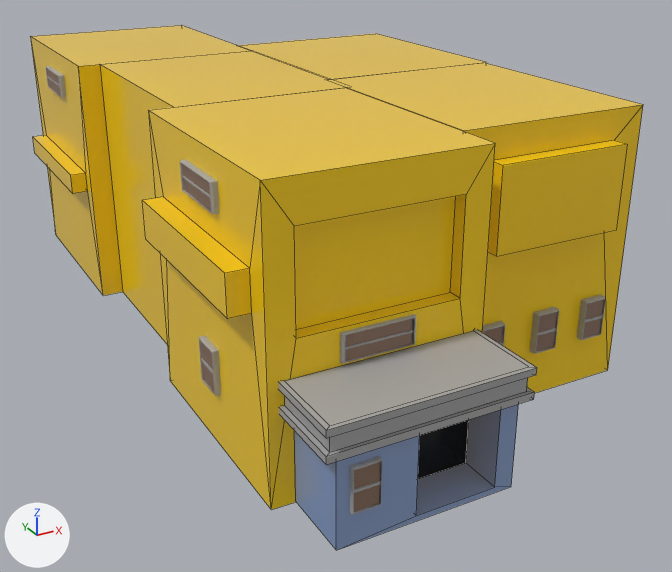
The FBX model SeniorProject2025/Assets/BetaBuildings/Store.fbx: old version first, new version second.
One viewpoint serves both versions: a camera (50 mm lens) standing at (-0.63, -0.936, 0.777) and looking at (0.137, 0.459, 0.079). Lighting does not change. The marker at lower left points along +X, +Y and +Z. Mesh edges are drawn as thin lines on the coarser meshes. Where no turn or scale is listed for an object, it has been applied to the vertices.
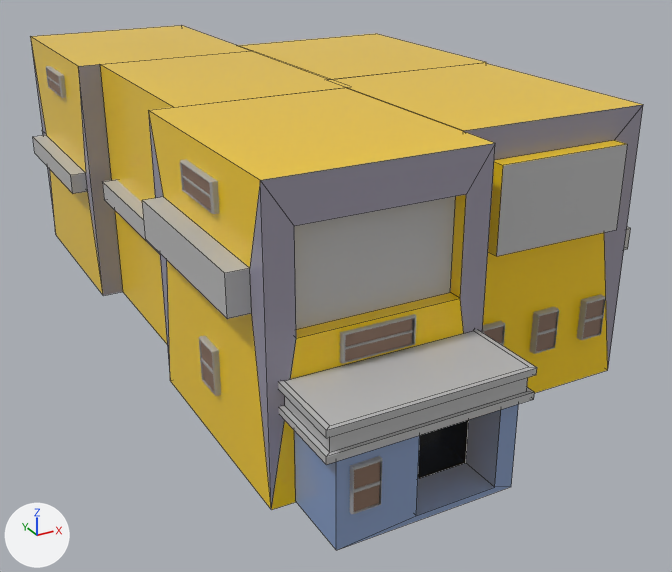
Edits to the bpy script that builds the scene:
```text
Add mat_lambert1:
    mat_lambert1 = principled_material('lambert1')
    mat_lambert1.base_color = (0.5, 0.5, 0.5)  # grey #bcbcbc
Add mat_standardsurface17:
    mat_standardsurface17 = principled_material('standardSurface17')
    mat_standardsurface17.base_color = (0.227, 0.241, 0.384)  # blue #8387a7
    mat_standardsurface17.roughness = 0.2
    mat_standardsurface17.emission_color = (0.312, 0.213, 0.0306)  # yellow #987f31
    mat_standardsurface17.emission_strength = 0.14
Change me_mesh_002:
    where me_mesh_002.from_pydata(...)  # 16 vertices, 14 faces; spans x -0.167..0.167, y -0.227..0.2, z -0.003..0.456
    used by ob_pcube277; location = (0.29, 0.273, 0.005)
    me_mesh_002 part 3: the 1 face centred in x 0.0, y -0.227, z 0.34 switches from mat_standardsurface11 (yellow #f0c600) to mat_lambert1 (grey #bcbcbc)
    me_mesh_002 part 4: all 3 faces centred in x -0.142..0.142, y -0.2, z 0.283..0.432 switch from mat_standardsurface11 (yellow #f0c600) to mat_standardsurface17 (blue #8387a7)
    add me_mesh_002.materials.append(mat_lambert1)  # grey #bcbcbc
Change me_mesh_011:
    where me_mesh_011.from_pydata(...)  # 16 vertices, 14 faces; spans x -0.197..0.178, y -0.2..0.2, z -0.003..0.456
    used by ob_pcube281; location = (-0.046, 0.997, 0.005)
    me_mesh_011 part 1: all 3 faces centred in x -0.167..0.005, y -0.2..0.183, z 0.227 switch from mat_standardsurface11 (yellow #f0c600) to mat_standardsurface17 (blue #8387a7)
    me_mesh_011 part 2: all 5 faces centred in x -0.197..-0.182, y -0.166..0.166, z 0.208..0.245 switch from mat_standardsurface11 (yellow #f0c600) to mat_lambert1 (grey #bcbcbc)
Change me_mesh_003:
    where me_mesh_003.from_pydata(...)  # 24 vertices, 22 faces; spans x -0.2..0.167, y -0.2..0.2, z -0.003..0.456
    used by ob_pcube276; location = (-0.046, 0.2, 0.005)
    me_mesh_003 part 5: all 6 faces centred in x -0.2..0.0, y -0.176..0.159, z 0.271..0.333 switch from mat_standardsurface11 (yellow #f0c600) to mat_lambert1 (grey #bcbcbc)
    me_mesh_003 part 6: all 2 faces centred in x -0.167..-0.146, y -0.2..-0.179, z 0.264..0.273 switch from mat_standardsurface11 (yellow #f0c600) to mat_standardsurface17 (blue #8387a7)
    me_mesh_003 part 7: the 1 face centred in x -0.167, y 0.179, z 0.264 switches from mat_standardsurface11 (yellow #f0c600) to mat_standardsurface17 (blue #8387a7)
    me_mesh_003 part 8: the 1 face centred in x 0.0, y -0.2, z 0.425 switches from mat_standardsurface11 (yellow #f0c600) to mat_standardsurface17 (blue #8387a7)
    me_mesh_003 part 9: the 1 face centred in x 0.146, y -0.2, z 0.273 switches from mat_standardsurface11 (yellow #f0c600) to mat_standardsurface17 (blue #8387a7)
Add me_mesh_021:
    me_mesh_021.from_pydata(...)  # a box spanning x -0.169..0.169, y -0.02..0.02, z -0.018..0.018
    me_mesh_021.materials.append(mat_lambert1)  # grey #bcbcbc
Add me_mesh_022:
    me_mesh_022.from_pydata(...)  # a box spanning x -0.02..0.02, y -0.169..0.169, z -0.018..0.018
    me_mesh_022.materials.append(mat_lambert1)  # grey #bcbcbc
Add me_mesh_019:
    me_mesh_019.from_pydata(...)  # a box spanning x -0.02..0.02, y -0.38..0.38, z -0.018..0.018
    me_mesh_019.materials.append(mat_lambert1)  # grey #bcbcbc
Add ob_pcube286:
    ob_pcube286 = bpy.data.objects.new('pCube286', me_mesh_021)
    ob_pcube286.location = (-0.041, 1.196, 0.232)
Add ob_pcube287:
    ob_pcube287 = bpy.data.objects.new('pCube287', me_mesh_022)
    ob_pcube287.location = (-0.18, 0.593, 0.232)
Add ob_pcube284:
    ob_pcube284 = bpy.data.objects.new('pCube284', me_mesh_019)
    ob_pcube284.location = (0.467, 0.472, 0.232)
```

Where the change shows, as pixel boxes (x1, y1, x2, y2) in the pictures (672 x 572 px):
'pCube287', added: after (102, 180, 160, 254)
'pCube284', added: after (624, 227, 631, 250)
part 1 of me_mesh_011, recoloured: (30, 37, 123, 296) in both
part 2 of me_mesh_011, recoloured (yellow to grey): (33, 135, 88, 193) in both
part 3 of me_mesh_002, recoloured (yellow to grey): (497, 144, 628, 256) in both
part 4 of me_mesh_002, recoloured (yellow to grey): (464, 105, 643, 366) in both
part 5 of me_mesh_003, recoloured (yellow to grey): (142, 196, 456, 329) in both
part 6 of me_mesh_003, recoloured (yellow to grey): (250, 180, 296, 510) in both
part 7 of me_mesh_003, recoloured (yellow to grey): (148, 112, 170, 373) in both
part 8 of me_mesh_003, recoloured (yellow to grey): (261, 143, 495, 226) in both
part 9 of me_mesh_003, recoloured (yellow to grey): (460, 145, 495, 333) in both
